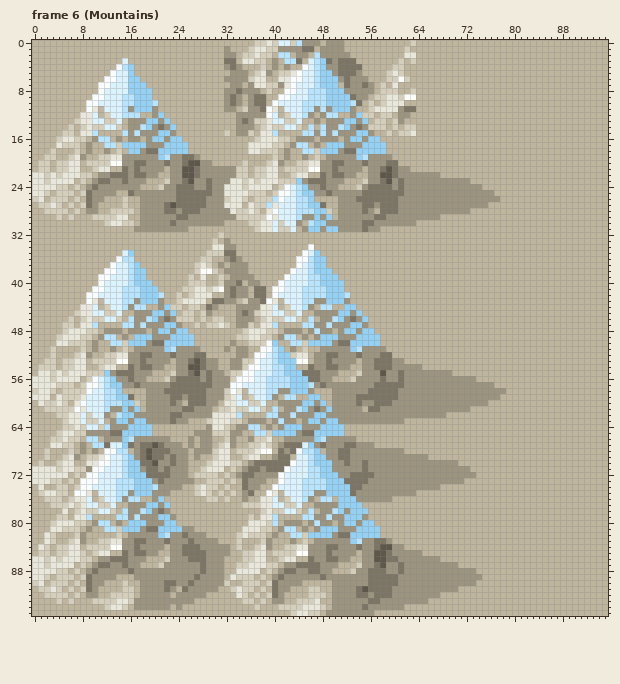
Pixel-art file, stored at art/sprites/terrain_modifiers/mountain_autotile_with_shadow.aseprite. This is how it looked before the edit.
96x96 pixels, 7 frames. Colours within 5 levels of each other are drawn and written as one. Shown: frame 6 (Mountains).
Now the later version:
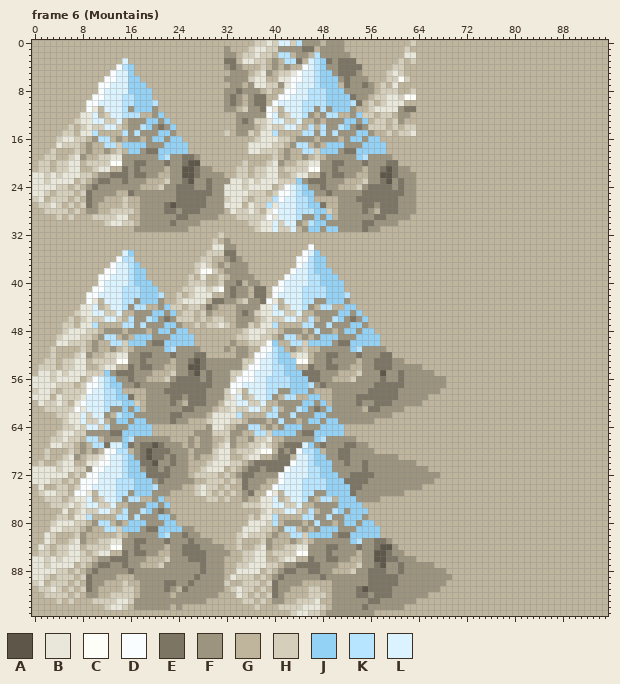
Palette (. is transparent): A #5d5649  B #e9e7da  C #fefef8  D #f9fdff  E #7c7563  F #9c947f  G #beb59c  H #d4cebb  J #93d1f5  K #b7e5ff  L #dbf3ff
Changes in this commit:
Changed rows in their new state; - is an unchanged pixel.
Frame 6 (Mountains), layer "shadows":
first column x 28:
20 GG------------------------------------------------
21 --GGGG--------------------------------------------
22 ----GG------------------------------GGGG----------
23 ------------------------------------GGGGGGGGG-----
24 ------------------------------------GGGGGGGGGGG---
25 ------------------------------------GGGGGGGGGGGGG-
26 ------------------------------------GGGGGGGGGGGGGG
27 ------------------------------------GGGGGGGGGGGG--
28 ----G-------------------------------GGGGGGGGG-----
29 ---GGG-----------------------------GGGGG----------
30 GGGG-----------------------------GGG--------------
first column x 29:
53 --FF----------------------------------------------
54 --FF----------------------------------------------
55 ---F----------------------------------GGG---------
56 ----------------------------------------GGGGG-----
57 ----------------------------------------GGGGGGGG--
58 ---------------------------------------GGGGGGGGGGG
59 -------------------------------------GGGGGGGGGGGG-
60 ------------------------------------GGGGGGGGGGG---
61 ---------------------------------GGGGGGGGGGG------
62 G------------------------------GGGGGGGGG----------
63 ----------------------------GGGGG-----------------
first column x 56:
67 G-----------------
68 -GGGGG------------
69 -----GGGGG--------
70 --------GGGGGGG---
71 ----------GGGGGGG-
72 ------------GGGGGG
73 -----------GGGGG--
74 ---------GGG------
75 ------GG----------
76 --GG--------------
first column x 27:
82 -G----------------------------------------------
83 ---G--------------------------------------------
84 -----G----------------------------G-------------
85 -----------------------------------GGG----------
86 -------------------------------------GGGG-------
87 ----------------------------------------GGGG----
88 ------------------------------------------GGGGG-
89 -------------------------------------------GGGGG
90 ------------------------------------------GGGGG-
91 ----F------------------------------------GGG----
92 --FF-----------------------------------GG-------
93 FF-----------------------------------GG---------
